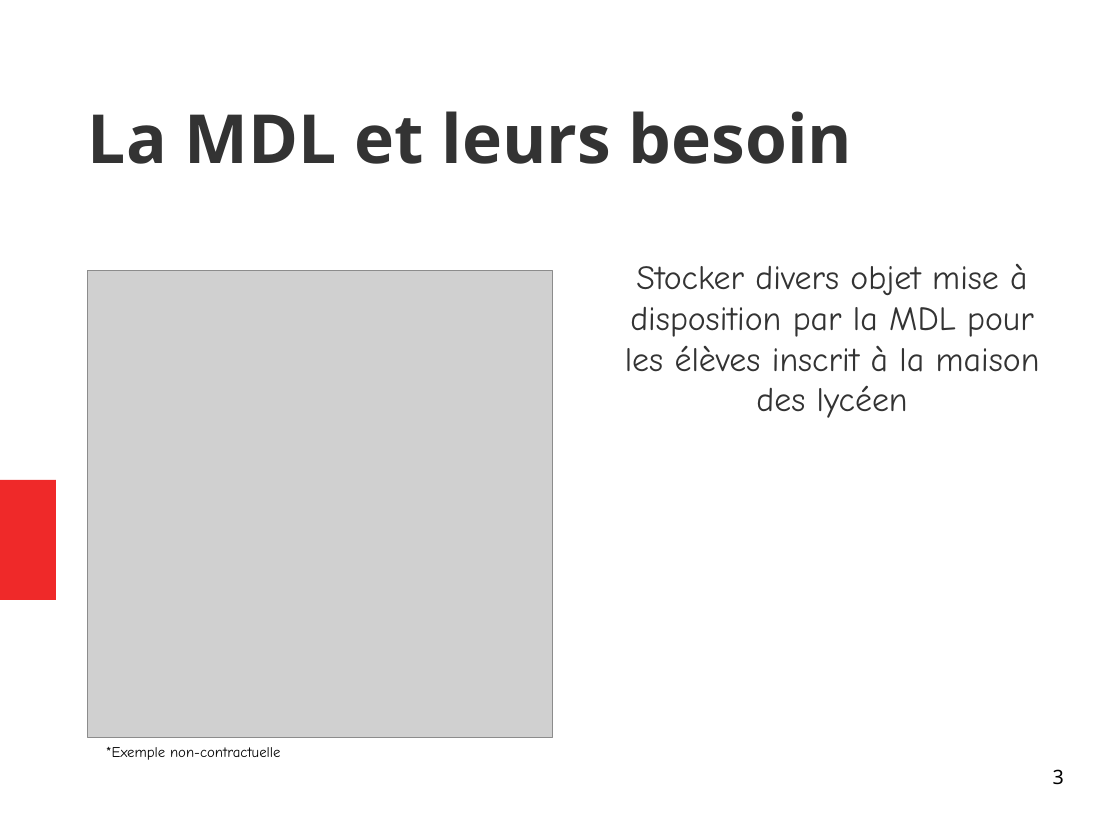
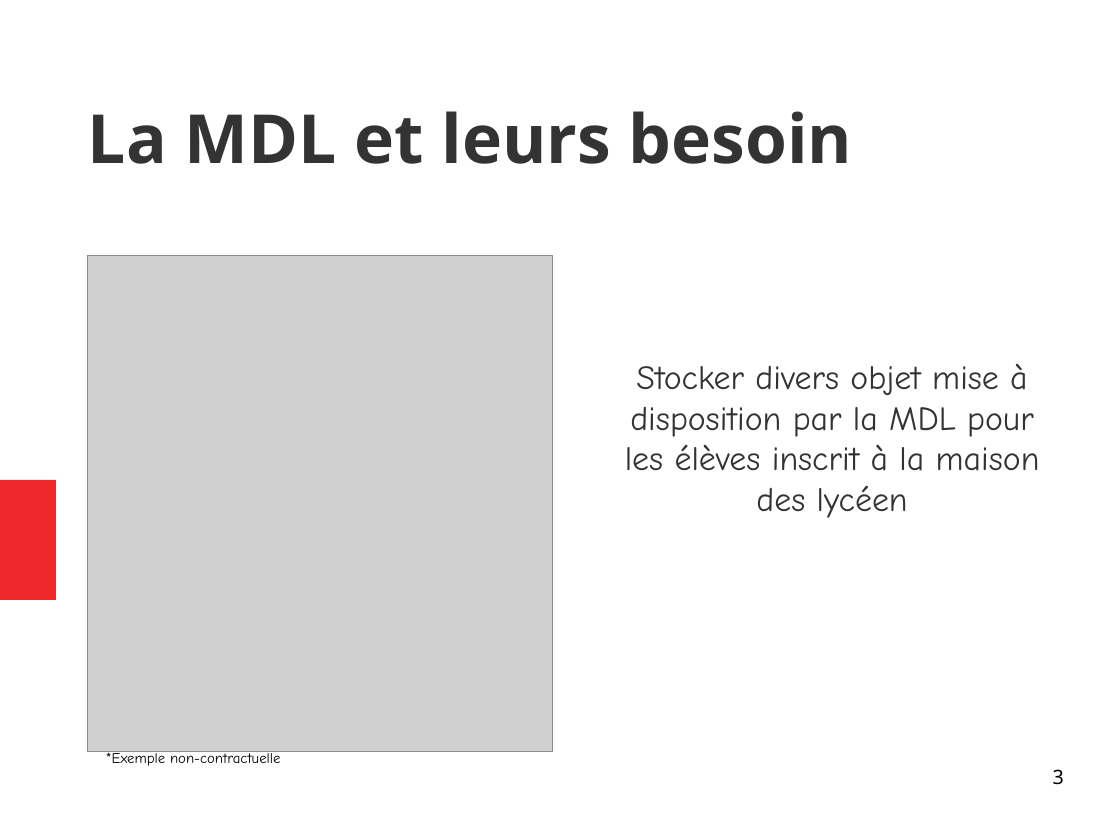
Before and after one commit to PinaudLucas/Projet, a slide deck: slide 3 of Lucas/Revue_1.odp. Drawn at 1120x840 pixels with LibreOffice and Linux fonts; fonts in the diff are those of the drawing; grey boxes stand for pictures. Boxes give left, top, right and bottom in pixels: in the first picture for what was removed or moved away, otherwise in the second. Text is boxed around its words. In the diff, an @@ line names an element or a change of style, - is before the commit and + after.

Commit message:
Pour romain

```diff
--- a/Lucas/Revue_1.odp
+++ b/Lucas/Revue_1.odp
@@ picture resized from (x1=88, y1=270, x2=553, y2=739) to (x1=88, y1=256, x2=553, y2=752) @@
@@ text "Stocker divers objet mise à ..." at (x1=625, y1=364, x2=1040, y2=518): vertical alignment top to middle @@
@@ text "*Exemple non-contractuelle" moved from (x1=106, y1=747, x2=280, y2=760) to (x1=106, y1=751, x2=280, y2=766) @@
```
Also in this commit, not shown: 2 other slides changed, 2 other files.
